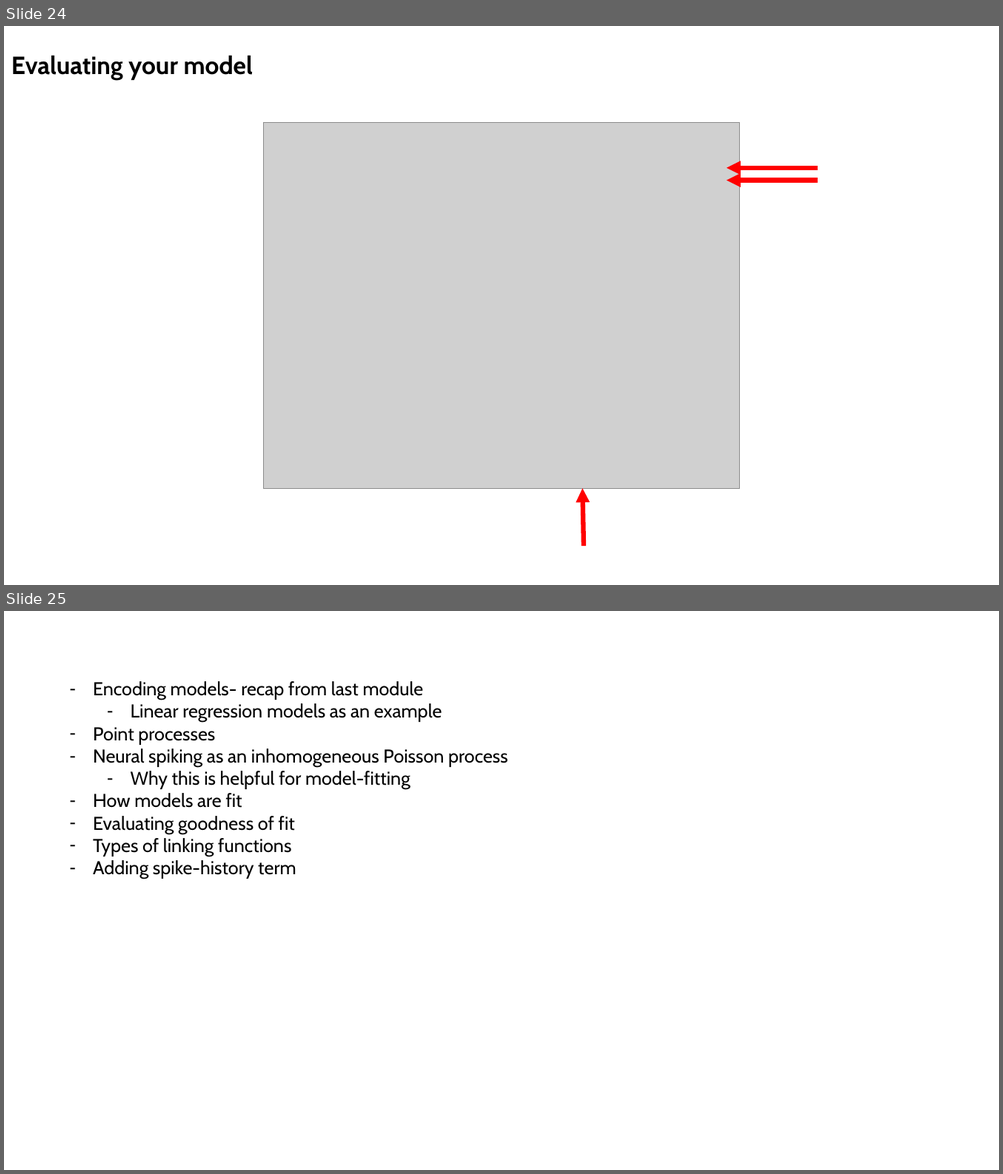
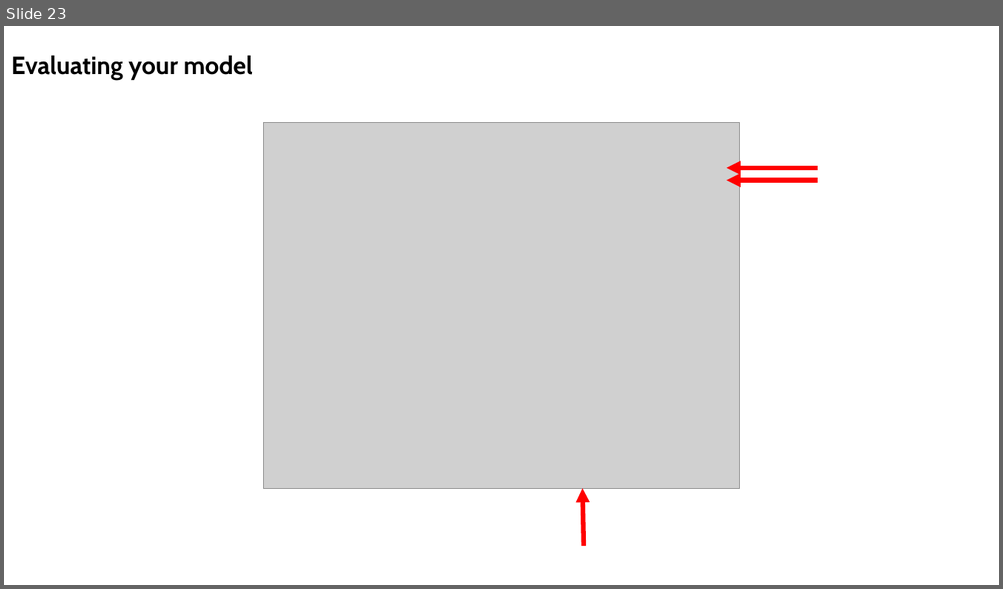
Before and after one commit to SaberaTalukder/Chen_Institute_DataSAI_for_Neuroscience, a slide deck: 07_06_22_day2_dynamical_time_series/slides/day2_practical.pptx. Shown one above the other, each under a label of ours: slides 24 and 25 before the commit, slide 23 after it. The pictures are 1003x1174 and 1003x589 pixels, drawn with LibreOffice and Linux fonts; fonts in the diff are those of the drawing; grey boxes stand for pictures. Boxes give left, top, right and bottom in pixels: in the first picture for what was removed or moved away, otherwise in the second. Text is boxed around its words. In the diff, an @@ line names an element or a change of style, - is before the commit and + after.

```diff
--- a/07_06_22_day2_dynamical_time_series/slides/day2_practical.pptx
+++ b/07_06_22_day2_dynamical_time_series/slides/day2_practical.pptx
@@ slide 25 removed at [4,611,999,1170], background #FFFFFF @@
@@ text removed at [93,681,508,879] @@
-– Encoding models- recap from last module
-  – Linear regression models as an example
-– Point processes
-– Neural spiking as an inhomogeneous Poisson process
-  – Why this is helpful for model-fitting
-– How models are fit
-– Evaluating goodness of fit
-– Types of linking functions
-– Adding spike-history term
@@ what was slide 24 is now slide 23 @@
```
Also in this commit, not shown: 2 slides changed, 1 other slide removed, 1 other file.
